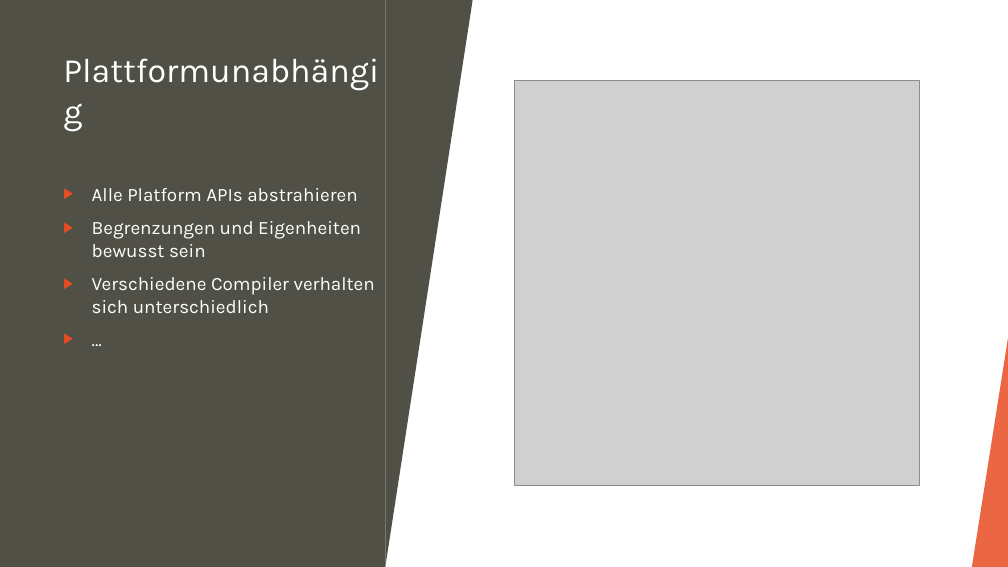
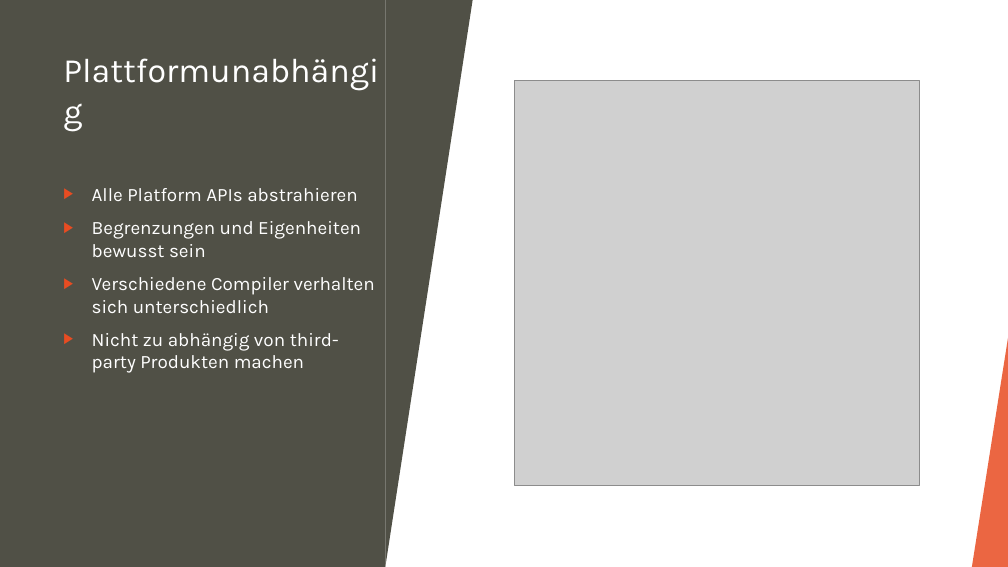
Before and after one commit to klimi15/games_academy, a slide deck: slide 5 of CS410.pptx. Drawn at 1008x567 pixels with LibreOffice and Linux fonts; fonts in the diff are those of the drawing; grey boxes stand for pictures. Boxes give left, top, right and bottom in pixels: in the first picture for what was removed or moved away, otherwise in the second. Text is boxed around its words. In the diff, an @@ line names an element or a change of style, - is before the commit and + after.

```diff
--- a/CS410.pptx
+++ b/CS410.pptx
@@ text at (92,333,339,373): text changed @@
-▶ …
+▶ Nicht zu abhängig von third-party Produkten machen
```
Also in this commit, not shown: 1 other slide changed, 2 slides added.
